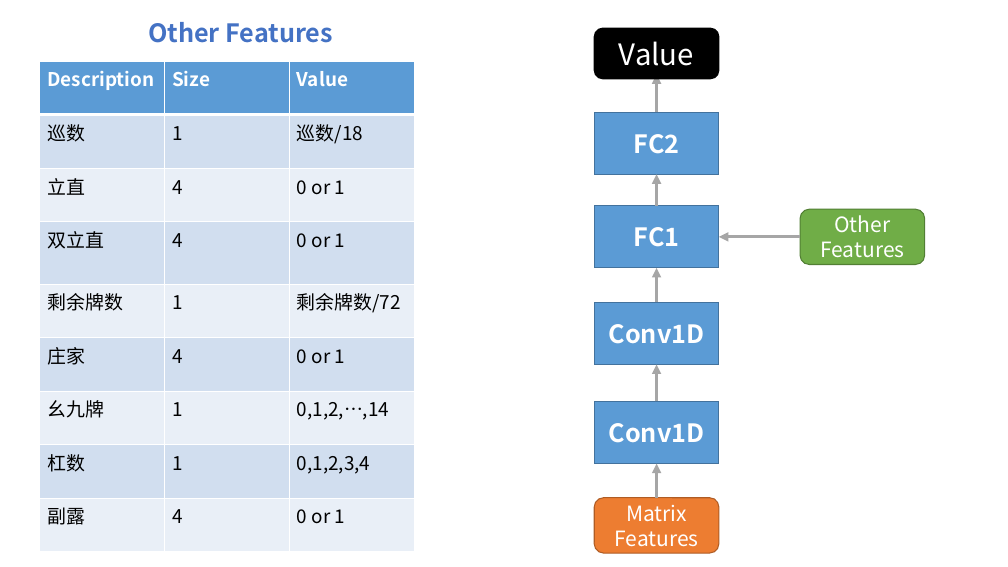
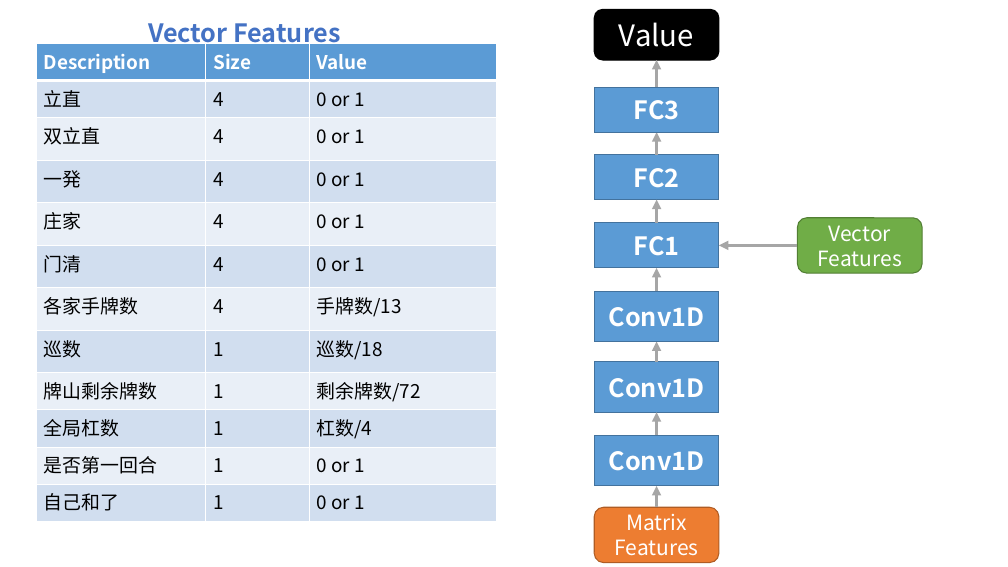
Before and after one commit to Agony5757/mahjong, a slide deck: slide 3 of AI/FrostVer2.pptx. Drawn at 1008x567 pixels with LibreOffice and Linux fonts; fonts in the diff are those of the drawing. Boxes give left, top, right and bottom in pixels: in the first picture for what was removed or moved away, otherwise in the second. Text is boxed around its words. In the diff, an @@ line names an element or a change of style, - is before the commit and + after.

Commit message:
Many updates
- Now AI learns with minibatch
- Redesign features format (wrapper.MahjongEnv2 Synchronized with FrostVer2.pptx)
- Buffer also record action now (for off-policy correction)
- agents now have an option to not care lose, i.e., reward.clip(0, inf)
- agents now have statisctics data

```diff
--- a/AI/FrostVer2.pptx
+++ b/AI/FrostVer2.pptx
@@ text at [148,23,340,49]: text changed @@
-Other Features
+Vector Features
@@ rounded rectangle "Value": place and size @@
-rounded rectangle "Value" at [594,28,719,79]
+rounded rectangle "Value" at [594,9,719,60]
@@ table at [36,43,496,521] @@
-row 2: 巡数 | 1 | 巡数/18
-row 5: 剩余牌数 | 1 | 剩余牌数/72
+row 4: 一発 | 4 | 0 or 1
-row 7: 幺九牌 | 1 | 0,1,2,…,14
-row 8: 杠数 | 1 | 0,1,2,3,4
-row 9: 副露 | 4 | 0 or 1
+row 6: 门清 | 4 | 0 or 1
+row 7: 各家手牌数 | 4 | 手牌数/13
+row 8: 巡数 | 1 | 巡数/18
+row 9: 牌山剩余牌数 | 1 | 剩余牌数/72
+row 10: 全局杠数 | 1 | 杠数/4
+row 11: 是否第一回合 | 1 | 0 or 1
+row 12: 自己和了 | 1 | 0 or 1
@@ table: place and size @@
-table at [40,61,414,543]
+table at [36,43,496,521]
@@ rectangle added at [594,87,719,132], fill #5B9BD5, outline #43739E 1 pt, 24 pt, text #FFFFFF, bold @@
+FC3
@@ arrow added from (657, 87) to (657, 60), #A6A6A6 3 pt @@
@@ arrow moved from (657, 112) - (657, 74) to (657, 154) - (657, 132) @@
@@ rectangle "FC2": place and size @@
-rectangle "FC2" at [594,112,719,174]
+rectangle "FC2" at [594,154,719,200]
@@ arrow moved from (657, 206) - (657, 175) to (657, 223) - (657, 200) @@
@@ rectangle "FC1": place and size @@
-rectangle "FC1" at [594,206,719,268]
+rectangle "FC1" at [594,223,719,268]
@@ 2 rounded rectangles, 1 arrow: place and size @@
-2 rounded rectangles, 1 arrow at [594,209,925,553]
+2 rounded rectangles, 1 arrow at [594,218,923,563]
@@ text in rounded rectangle at [818,225,902,267]: text changed @@
-Other Features
+Vector Features
@@ arrow added from (657, 291) to (657, 268), #A6A6A6 3 pt @@
@@ rectangle added at [594,291,719,342], fill #5B9BD5, outline #43739E 1 pt, 24 pt, text #FFFFFF, bold @@
+Conv1D
@@ arrow moved from (657, 302) - (657, 268) to (657, 362) - (657, 342) @@
@@ rectangle "Conv1D": place and size @@
-rectangle "Conv1D" at [594,302,719,364]
+rectangle "Conv1D" at [594,362,719,413]
@@ arrow moved from (657, 402) - (657, 364) to (657, 436) - (657, 412) @@
@@ rectangle "Conv1D": place and size @@
-rectangle "Conv1D" at [594,402,719,464]
+rectangle "Conv1D" at [594,436,719,486]
@@ arrow moved from (657, 498) - (657, 464) to (657, 507) - (657, 486) @@
```
Also in this commit, not shown: 2 other slides changed, 5 other files.
